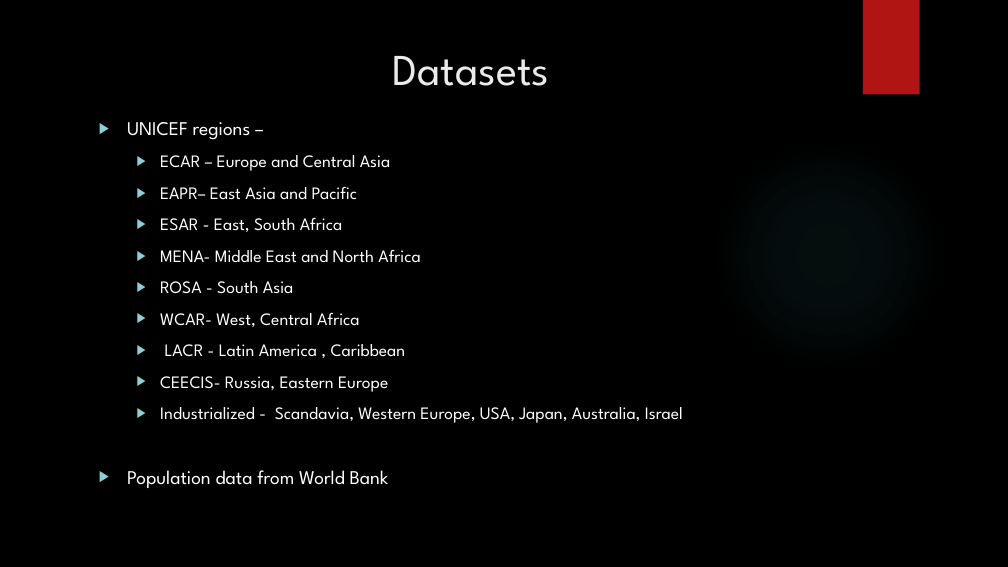
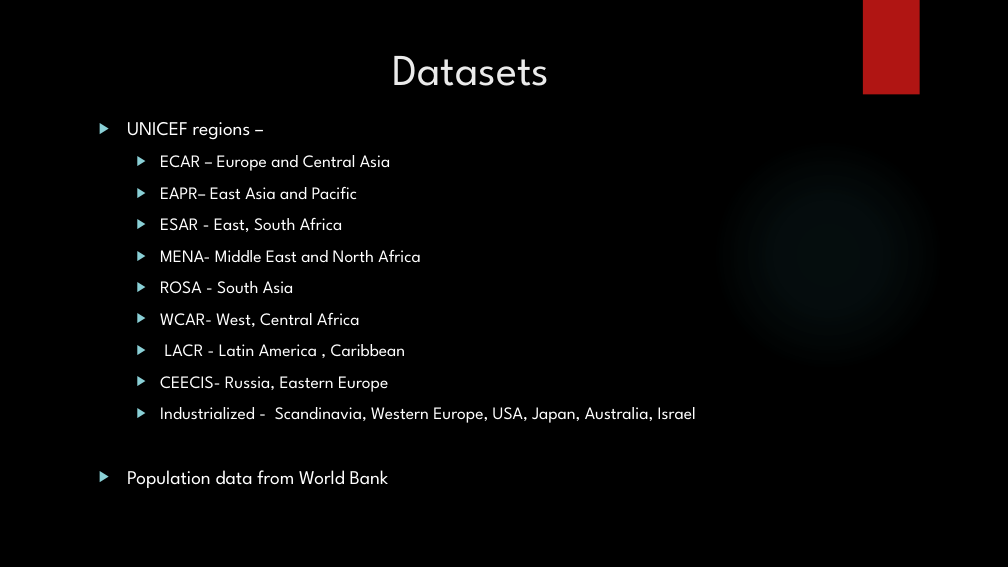
Before and after one commit to ShilpaMuralidhar/Global_Vaccination_Progress, a slide deck: slide 5 of Lisa/World Immunization Progress_2.pptx. Drawn at 1008x567 pixels with LibreOffice and Linux fonts; fonts in the diff are those of the drawing; background and template pictures are left out. Boxes give left, top, right and bottom in pixels: in the first picture for what was removed or moved away, otherwise in the second. Text is boxed around its words. In the diff, an @@ line names an element or a change of style, - is before the commit and + after.

```diff
--- a/Lisa/World Immunization Progress_2.pptx
+++ b/Lisa/World Immunization Progress_2.pptx
@@ text at [160,407,696,423]: text changed @@
-  ▶ Industrialized - Scandavia, Western Europe, USA, Japan, Australia, Israel
+  ▶ Industrialized - Scandinavia, Western Europe, USA, Japan, Australia, Israel
```
Also in this commit, not shown: 4 other slides changed, 2 slides added.
